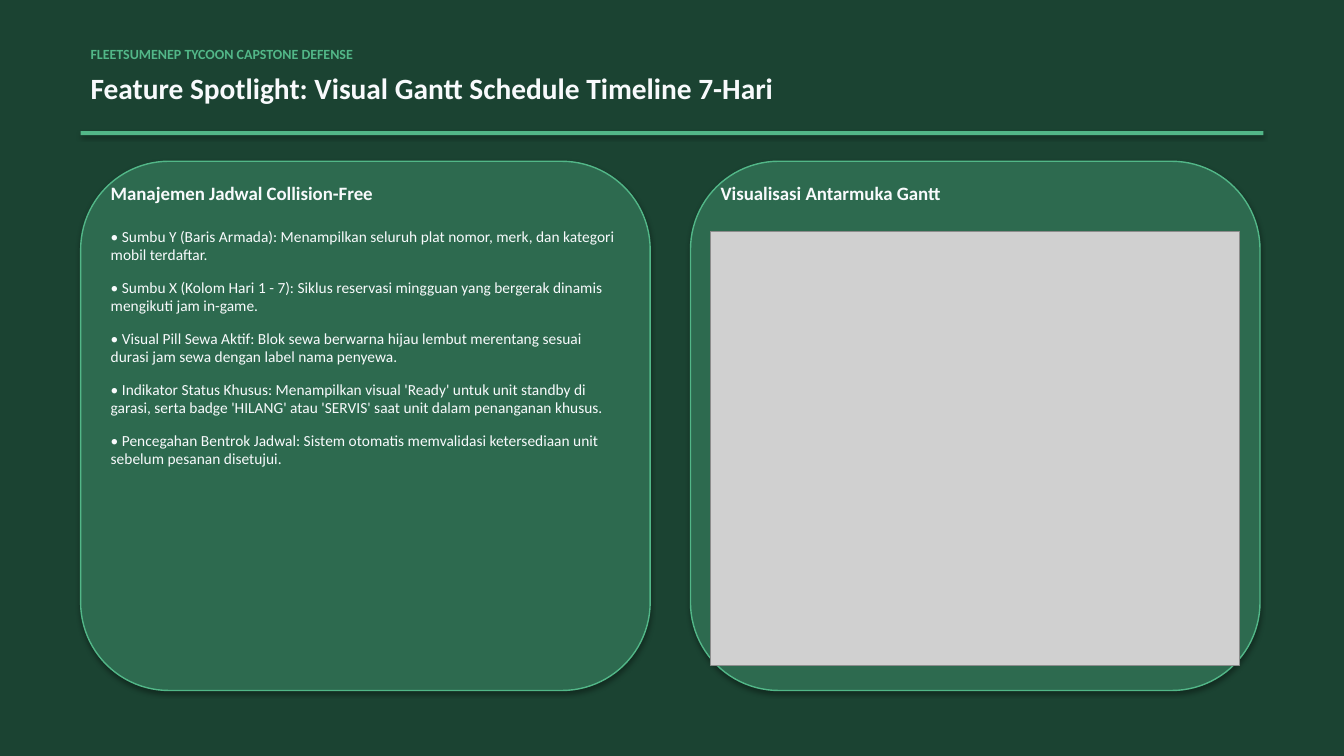
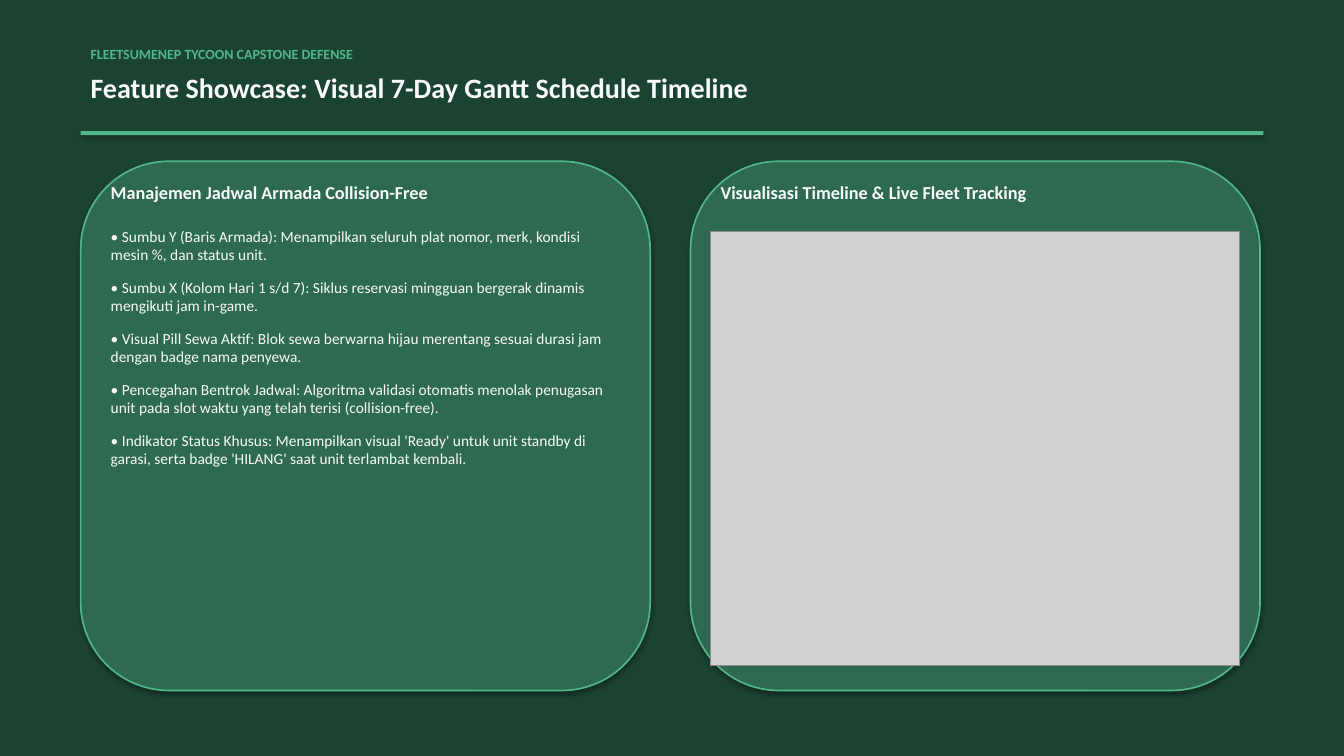
Before and after one commit to DavaYudist/PEMROGRAMAN-BERORIENTASI-OBJEK, a slide deck: slide 9 of Project_Akhir_Semester_Game_3125522002_M Davana Yudista Firdausy/presentation_game_capstone.pptx. Drawn at 1344x756 pixels with LibreOffice and Linux fonts; fonts in the diff are those of the drawing; grey boxes stand for pictures. Boxes give left, top, right and bottom in pixels: in the first picture for what was removed or moved away, otherwise in the second. Text is boxed around its words. In the diff, an @@ line names an element or a change of style, - is before the commit and + after.

Commit message:
feat(game): implement branching crisis phone scenarios, guaranteed GPS retrieval, and concise 12-slide academic deck (M. Davana Yudista Firdausy - 3125522002)

```diff
--- a/Project_Akhir_Semester_Game_3125522002_M Davana Yudista Firdausy/presentation_game_capstone.pptx
+++ b/Project_Akhir_Semester_Game_3125522002_M Davana Yudista Firdausy/presentation_game_capstone.pptx
@@ text at (91, 78, 748, 103): text changed; size 21 to 20 pt @@
-Feature Spotlight: Visual Gantt Schedule Timeline 7-Hari
+Feature Showcase: Visual 7-Day Gantt Schedule Timeline
@@ rounded rectangle at (81, 161, 650, 691): outline #52B788 1 pt to #52B788 1.2 pt @@
@@ rounded rectangle at (691, 161, 1260, 691): outline #52B788 1 pt to #52B788 1.2 pt @@
@@ text at (111, 186, 427, 202): text changed; size 13.5 to 13 pt @@
-Manajemen Jadwal Collision-Free
+Manajemen Jadwal Armada Collision-Free
@@ text at (721, 186, 1026, 202): text changed; size 13.5 to 13 pt @@
-Visualisasi Antarmuka Gantt
+Visualisasi Timeline & Live Fleet Tracking
@@ text at (111, 231, 603, 467): text changed @@
-• Sumbu Y (Baris Armada): Menampilkan seluruh plat nomor, merk, dan kategori mobil terdaftar.
-• Sumbu X (Kolom Hari 1 - 7): Siklus reservasi mingguan yang bergerak dinamis mengikuti jam in-game.
-• Visual Pill Sewa Aktif: Blok sewa berwarna hijau lembut merentang sesuai durasi jam sewa dengan label nama penyewa.
-• Indikator Status Khusus: Menampilkan visual 'Ready' untuk unit standby di garasi, serta badge 'HILANG' atau 'SERVIS' saat unit dalam penanganan khusus.
-• Pencegahan Bentrok Jadwal: Sistem otomatis memvalidasi ketersediaan unit sebelum pesanan disetujui.
+• Sumbu Y (Baris Armada): Menampilkan seluruh plat nomor, merk, kondisi mesin %, dan status unit.
+• Sumbu X (Kolom Hari 1 s/d 7): Siklus reservasi mingguan bergerak dinamis mengikuti jam in-game.
+• Visual Pill Sewa Aktif: Blok sewa berwarna hijau merentang sesuai durasi jam dengan badge nama penyewa.
+• Pencegahan Bentrok Jadwal: Algoritma validasi otomatis menolak penugasan unit pada slot waktu yang telah terisi (collision-free).
+• Indikator Status Khusus: Menampilkan visual 'Ready' untuk unit standby di garasi, serta badge 'HILANG' saat unit terlambat kembali.
```
Also in this commit, not shown: 8 other slides changed, 3 slides added, 5 slides removed, 9 other files.
